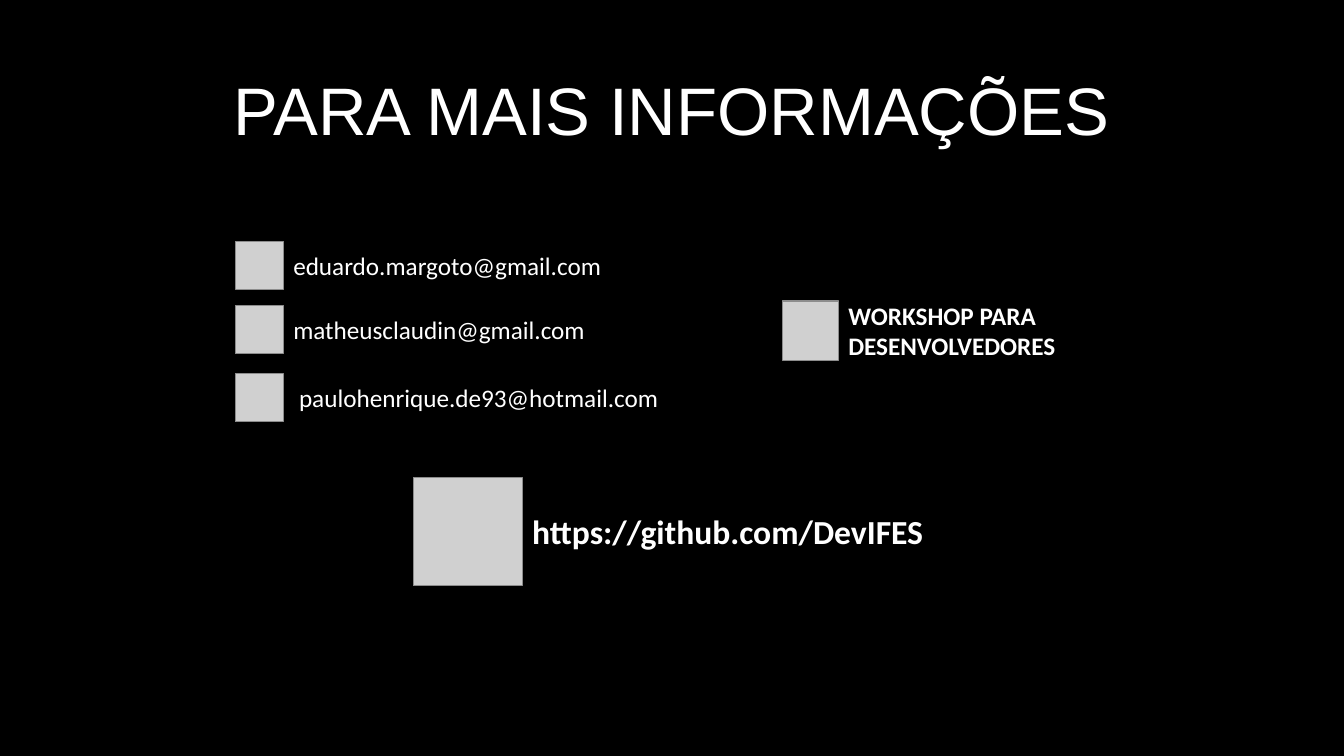
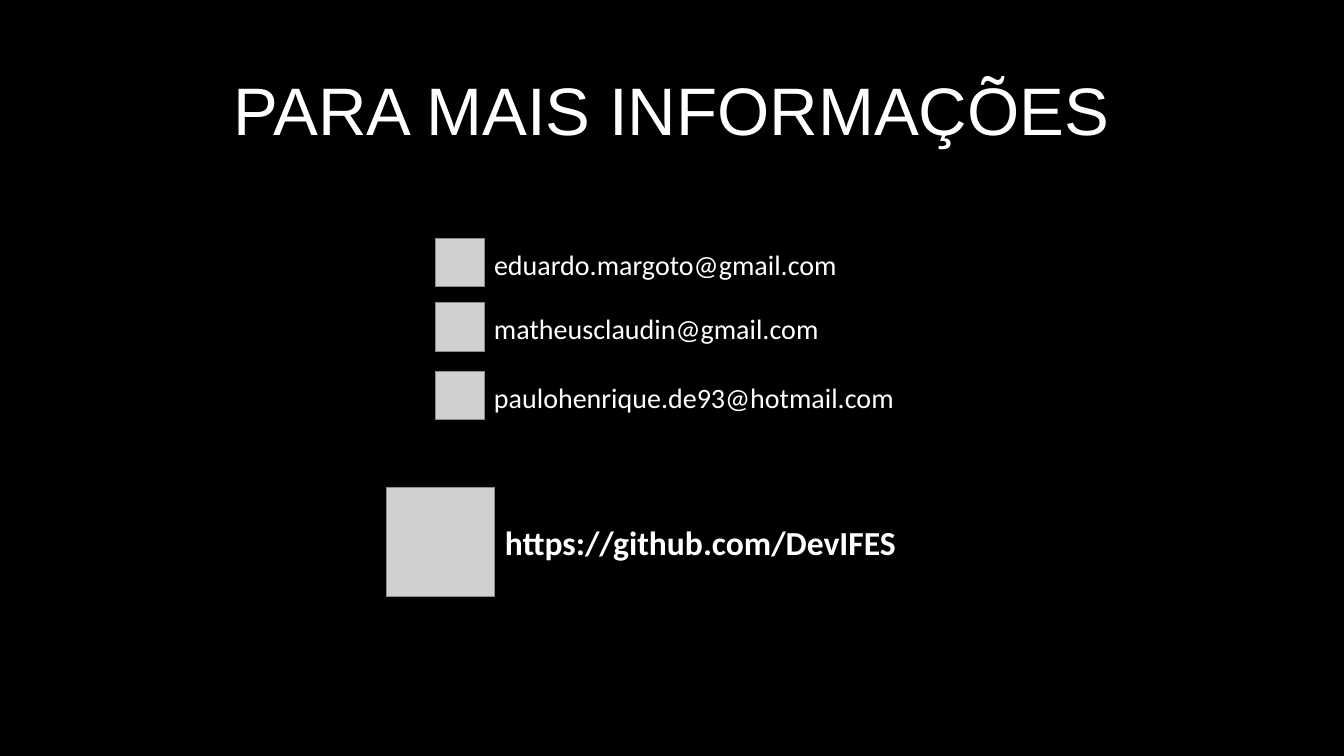
Before and after one commit to matheusclaudino/test-software, a slide deck: slide 54 of apresentacao/Apresentação - Teste de Software.pptx (slide 44 before the commit). Drawn at 1344x756 pixels with LibreOffice and Linux fonts; fonts in the diff are those of the drawing; grey boxes stand for pictures. Boxes give left, top, right and bottom in pixels: in the first picture for what was removed or moved away, otherwise in the second. Text is boxed around its words. In the diff, an @@ line names an element or a change of style, - is before the commit and + after.

```diff
--- a/apresentacao/Apresentação - Teste de Software.pptx
+++ b/apresentacao/Apresentação - Teste de Software.pptx
@@ picture: place and size @@
-picture at <box>235,241,283,289</box>
+picture at <box>436,239,484,287</box>
@@ text "eduardo.margoto@gmail.com": place and size @@
-text "eduardo.margoto@gmail.com" at <box>293,257,601,280</box>
+text "eduardo.margoto@gmail.com" at <box>494,255,837,280</box>
@@ picture: place and size @@
-picture at <box>235,306,283,354</box>
+picture at <box>436,303,484,352</box>
@@ size 18 to 20 pt in 3 elements at <box>494,388,894,413</box>, <box>494,255,837,280</box>, <box>494,319,818,344</box> @@
@@ text "matheusclaudin@gmail.com": place and size @@
-text "matheusclaudin@gmail.com" at <box>293,321,584,344</box>
+text "matheusclaudin@gmail.com" at <box>494,319,818,344</box>
@@ picture removed at <box>782,301,839,361</box> @@
@@ text removed at <box>848,308,1055,355</box> @@
-WORKSHOP PARA DESENVOLVEDORES
@@ picture: place and size @@
-picture at <box>235,374,283,422</box>
+picture at <box>436,371,484,419</box>
@@ text "paulohenrique.de93@hotmail.com": place and size @@
-text "paulohenrique.de93@hotmail.com" at <box>299,389,658,411</box>
+text "paulohenrique.de93@hotmail.com" at <box>494,388,894,413</box>
@@ picture: place and size @@
-picture at <box>413,477,522,586</box>
+picture at <box>386,487,495,596</box>
@@ text "https://github.com/DevIFES": place and size @@
-text "https://github.com/DevIFES" at <box>532,520,923,550</box>
+text "https://github.com/DevIFES" at <box>505,531,896,561</box>
```
Also in this commit, not shown: 22 other slides changed, 10 slides added, 3 other files.
